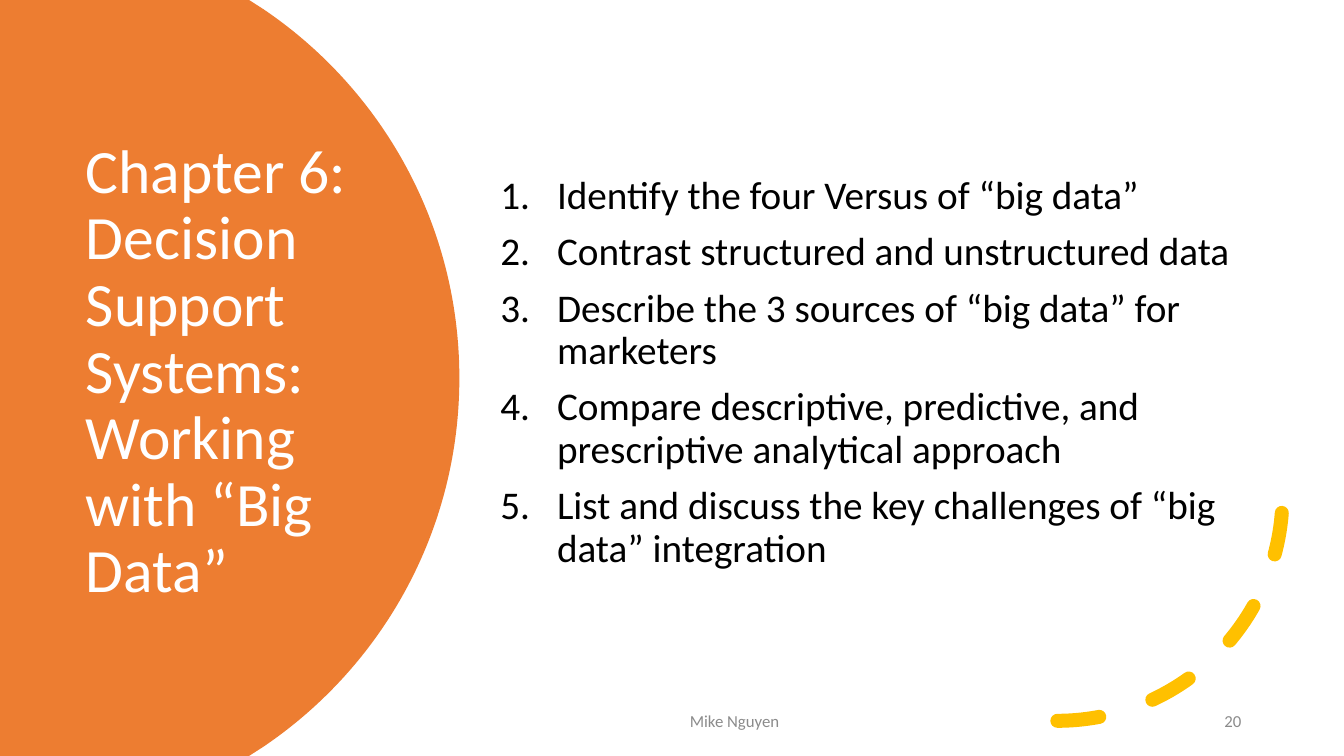
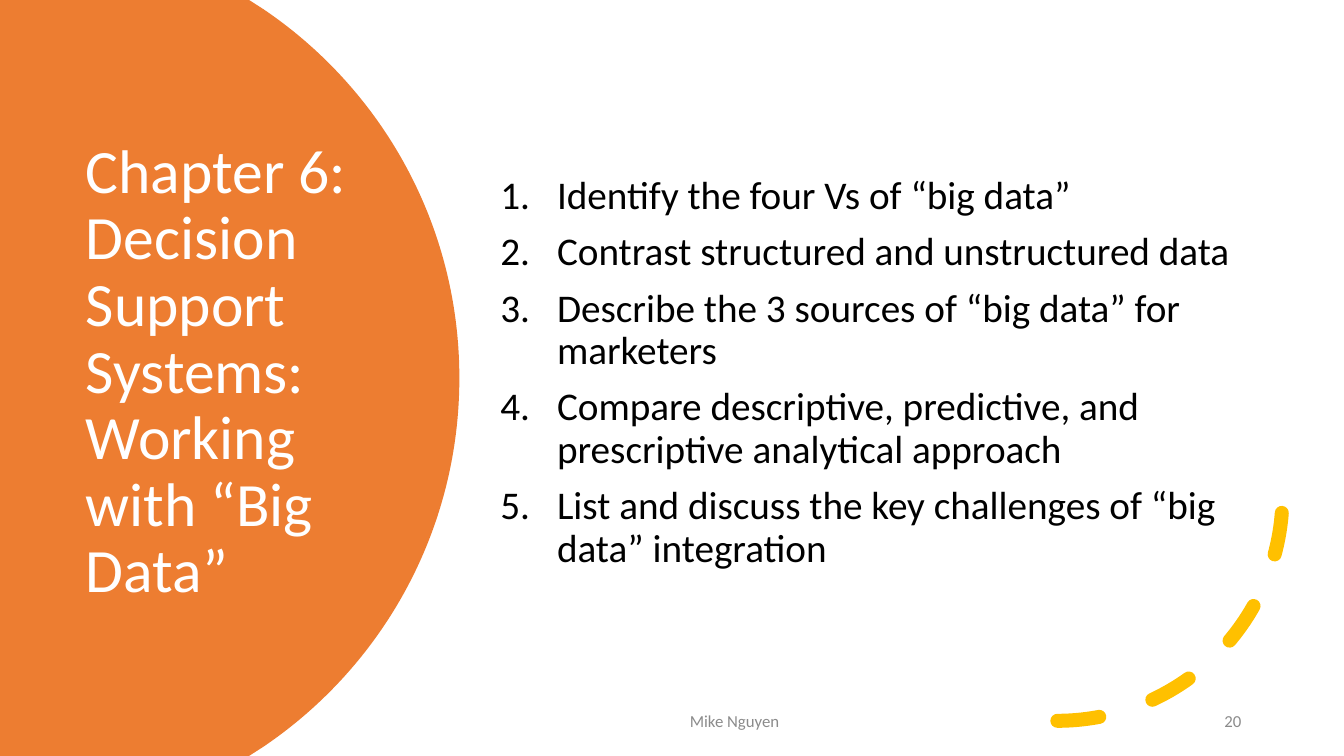
Before and after one commit to mikenguyen13/mar4050_S23_2, a slide deck: slide 20 of lectures/3/2_Information Systems, Dashboards & Data Analytics.pptx. Drawn at 1344x756 pixels with LibreOffice and Linux fonts; fonts in the diff are those of the drawing. Boxes give left, top, right and bottom in pixels: in the first picture for what was removed or moved away, otherwise in the second. Text is boxed around its words. In the diff, an @@ line names an element or a change of style, - is before the commit and + after.

```diff
--- a/lectures/3/2_Information Systems, Dashboards & Data Analytics.pptx
+++ b/lectures/3/2_Information Systems, Dashboards & Data Analytics.pptx
@@ text at [557, 181, 1071, 216]: text changed @@
-1. Identify the four Versus of “big data”
+1. Identify the four Vs of “big data”
```
Also in this commit, not shown: 2 other slides changed.
